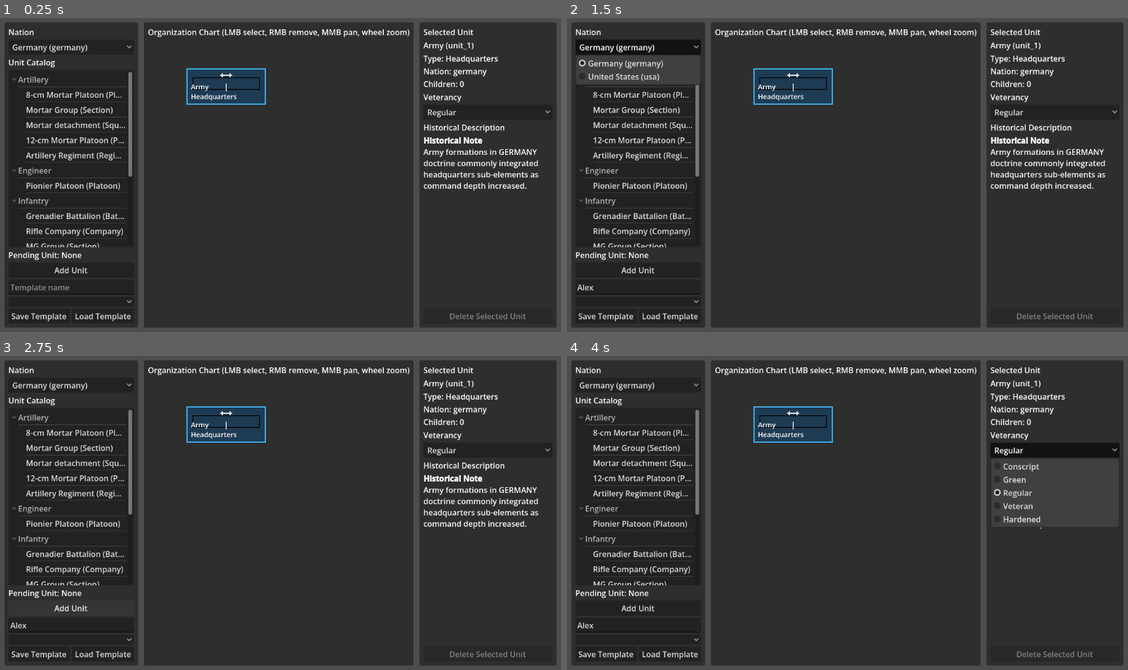
Above: before the commit, frames 1-4 (two rows, left to right).
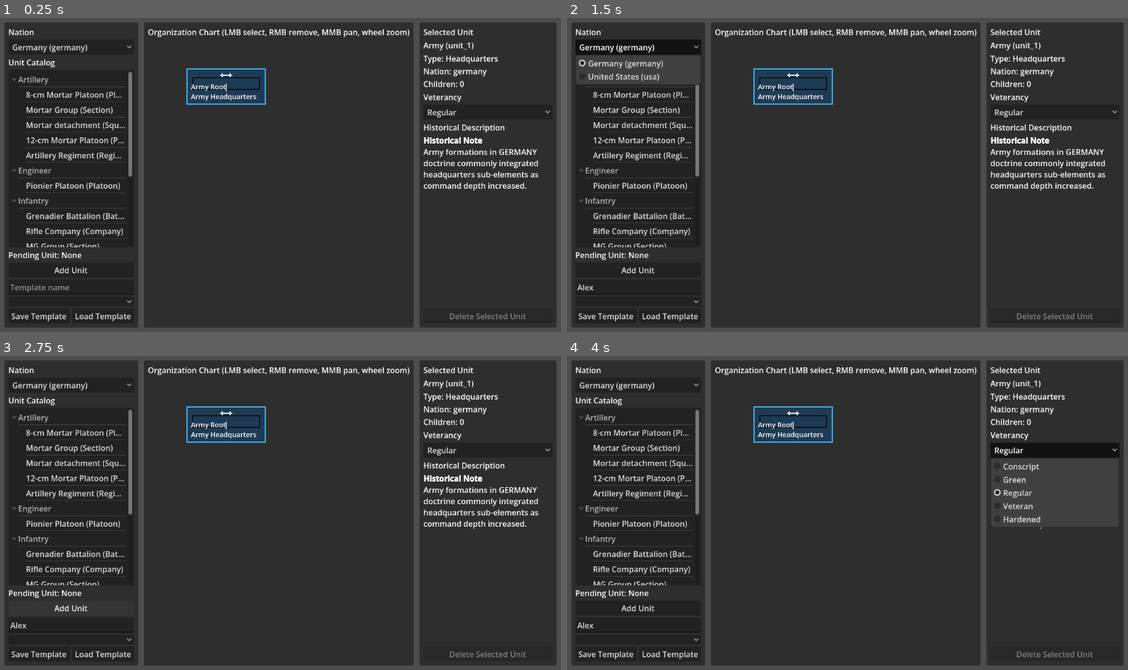
Above: after the commit, the same moments.

Repository: cpt-miche/Combat-Mission-Companion
Game: Godot game, scene res://scenes/Main.tscn
Two runs of this game, one before a commit and one after it. Both use one fixed random seed, a clock stepped at 60 frames per second and the inputs below.
Inputs (mouse positions are in pixels of both pictures, inside the frame that each line leads up to):
- Up to frame 1 (0.25 s): no input
- Up to frame 2 (1.5 s): click (639, 288) at 0.52 s; type "Alex" at 0.6 s; click "Germany (germany)" at 1.25 s
- Up to frame 3 (2.75 s): click "Add Unit" at 2 s
- Up to frame 4 (4 s): click (639, 638) at 2.75 s; click "Regular" at 3.5 s

The runs differ from the first frame. In frame 1, 0.2% of the frame differs, in the area x 33-46%, y 21-27%; in frame 2, 0.2%; in frame 3, 0.2%; in frame 4, 0.2%.

Commit message:
Improve org chart dragging and deployment map panning

Diff:
--- a/scripts/ui/deployment/HexMapView.gd
+++ b/scripts/ui/deployment/HexMapView.gd
@@ -14,6 +14,10 @@
 var placements_by_player: Dictionary = {}
 var visible_player_index := 0
 var deploy_mode := true
+var pan_offset := Vector2.ZERO
+var _is_panning := false
+var _drag_distance := 0.0
+const PAN_DRAG_THRESHOLD := 8.0
 
 func configure(new_territory_map: Dictionary, new_placements: Dictionary, player_index: int, is_deploy_mode: bool = true) -> void:
 	territory_map = new_territory_map.duplicate(true)
@@ -23,6 +27,8 @@
 	queue_redraw()
 
 func _draw() -> void:
+	draw_set_transform(pan_offset, 0.0, Vector2.ONE)
+
 	for row in range(GRID_ROWS):
 		for column in range(GRID_COLUMNS):
 			var center := _hex_center(column, row)
@@ -32,15 +38,35 @@
 			draw_polyline(points + PackedVector2Array([points[0]]), Color(0.12, 0.12, 0.12, 0.95), 2.0)
 
 	_draw_visible_placements()
+	draw_set_transform(Vector2.ZERO, 0.0, Vector2.ONE)
 
 func _gui_input(event: InputEvent) -> void:
 	if not deploy_mode:
 		return
-	if event is InputEventMouseButton and event.pressed and event.button_index == MOUSE_BUTTON_LEFT:
-		var coordinate := _find_hex(event.position)
-		if coordinate.is_empty():
+	if event is InputEventMouseButton:
+		var mouse_button := event as InputEventMouseButton
+		if mouse_button.button_index == MOUSE_BUTTON_LEFT and mouse_button.pressed:
+			_is_panning = true
+			_drag_distance = 0.0
+			accept_event()
 			return
-		emit_signal("hex_selected", int(coordinate["q"]), int(coordinate["r"]))
+		if mouse_button.button_index == MOUSE_BUTTON_LEFT and not mouse_button.pressed:
+			if _is_panning and _drag_distance < PAN_DRAG_THRESHOLD:
+				var coordinate := _find_hex(_to_world(mouse_button.position))
+				if coordinate.is_empty():
+					_is_panning = false
+					accept_event()
+					return
+				emit_signal("hex_selected", int(coordinate["q"]), int(coordinate["r"]))
+			_is_panning = false
+			accept_event()
+			return
+	if event is InputEventMouseMotion and _is_panning:
+		var mouse_motion := event as InputEventMouseMotion
+		_drag_distance += mouse_motion.relative.length()
+		pan_offset += mouse_motion.relative
+		queue_redraw()
+		accept_event()
 
 func _draw_visible_placements() -> void:
 	var placements: Dictionary = placements_by_player.get(visible_player_index, {}) as Dictionary
@@ -86,3 +112,6 @@
 			if Geometry2D.is_point_in_polygon(position, _hex_points(_hex_center(column, row))):
 				return {"q": column, "r": row}
 	return {}
+
+func _to_world(screen_position: Vector2) -> Vector2:
+	return screen_position - pan_offset
--- a/scripts/ui/division_builder/DivisionBuilderScreen.gd
+++ b/scripts/ui/division_builder/DivisionBuilderScreen.gd
@@ -32,6 +32,7 @@
 	veterancy_selector.item_selected.connect(_on_veterancy_selected)
 	org_chart_view.unit_selected.connect(_on_org_chart_selected)
 	org_chart_view.delete_requested.connect(_on_org_chart_delete_requested)
+	org_chart_view.unit_move_requested.connect(_on_org_chart_move_requested)
 	save_template_button.pressed.connect(_on_save_template_pressed)
 	load_template_button.pressed.connect(_on_load_template_pressed)
 
@@ -361,12 +362,42 @@
 func _on_org_chart_delete_requested(unit: UnitModel) -> void:
 	_delete_unit(unit)
 
+func _on_org_chart_move_requested(unit: UnitModel, new_parent: UnitModel) -> void:
+	_move_unit(unit, new_parent)
+
 func _delete_unit(unit: UnitModel) -> void:
 	if unit == null or unit == _root_unit:
 		return
 	if _remove_child_recursive(_root_unit, unit.id):
 		_selected_unit = _root_unit
 		_refresh_all()
+
+func _move_unit(unit: UnitModel, new_parent: UnitModel) -> void:
+	if unit == null or new_parent == null:
+		return
+	if unit == _root_unit:
+		pending_unit_label.text = "Root unit cannot be moved."
+		return
+	if unit == new_parent:
+		return
+	if _contains_unit(unit, new_parent.id):
+		pending_unit_label.text = "Cannot move a unit into its own subtree."
+		return
+
+	var current_parent := _find_parent(_root_unit, unit.id)
+	if current_parent == null:
+		return
+	if current_parent == new_parent:
+		return
+
+	if not OrganizationValidator.can_add_child(new_parent, unit):
+		pending_unit_label.text = "Cannot move: %s cannot contain %s." % [_unit_label(new_parent), _unit_label(unit)]
+		return
+
+	current_parent.children.erase(unit)
+	new_parent.children.append(unit)
+	_selected_unit = unit
+	_refresh_all()
 
 func _remove_child_recursive(parent: UnitModel, target_id: String) -> bool:
 	for i in range(parent.children.size()):
@@ -379,6 +410,29 @@
 		if child != null and _remove_child_recursive(child, target_id):
 			return true
 
+	return false
+
+func _find_parent(parent: UnitModel, child_id: String) -> UnitModel:
+	if parent == null:
+		return null
+	for child in parent.children:
+		if child == null:
+			continue
+		if child.id == child_id:
+			return parent
+		var nested := _find_parent(child, child_id)
+		if nested != null:
+			return nested
+	return null
+
+func _contains_unit(parent: UnitModel, target_id: String) -> bool:
+	if parent == null:
+		return false
+	if parent.id == target_id:
+		return true
+	for child in parent.children:
+		if _contains_unit(child, target_id):
+			return true
 	return false
 
 func _on_org_chart_selected(unit: UnitModel) -> void:
--- a/scripts/ui/division_builder/OrgChartView.gd
+++ b/scripts/ui/division_builder/OrgChartView.gd
@@ -3,6 +3,7 @@
 
 signal unit_selected(unit: UnitModel)
 signal delete_requested(unit: UnitModel)
+signal unit_move_requested(unit: UnitModel, new_parent: UnitModel)
 
 const NODE_SIZE := Vector2(160.0, 72.0)
 const LEVEL_SPACING := 180.0
@@ -16,6 +17,11 @@
 var _pan_offset := Vector2(80.0, 60.0)
 var _zoom := 1.0
 var _is_panning := false
+var _drag_candidate: UnitModel
+var _dragging_unit: UnitModel
+var _is_dragging := false
+var _drag_mouse_position := Vector2.ZERO
+const DRAG_THRESHOLD := 8.0
 
 func set_organization(root: UnitModel, selected: UnitModel) -> void:
 	root_unit = root
@@ -49,10 +55,31 @@
 		if mouse_event.button_index == MOUSE_BUTTON_LEFT and mouse_event.pressed:
 			var clicked := _pick_unit(mouse_event.position)
 			if clicked != null:
+				if clicked == selected_unit:
+					_drag_candidate = clicked
+					_drag_mouse_position = mouse_event.position
+					accept_event()
+					return
+
+				_drag_candidate = null
+				_dragging_unit = null
+				_is_dragging = false
 				selected_unit = clicked
 				emit_signal("unit_selected", clicked)
 				queue_redraw()
 				accept_event()
+			return
+
+		if mouse_event.button_index == MOUSE_BUTTON_LEFT and not mouse_event.pressed:
+			if _is_dragging and _dragging_unit != null:
+				var drop_target := _pick_unit(mouse_event.position)
+				if drop_target != null and drop_target != _dragging_unit:
+					emit_signal("unit_move_requested", _dragging_unit, drop_target)
+				accept_event()
+			_drag_candidate = null
+			_dragging_unit = null
+			_is_dragging = false
+			queue_redraw()
 			return
 
 		if mouse_event.button_index == MOUSE_BUTTON_RIGHT and mouse_event.pressed:
@@ -62,11 +89,23 @@
 				accept_event()
 			return
 
-	if event is InputEventMouseMotion and _is_panning:
+	if event is InputEventMouseMotion:
 		var motion := event as InputEventMouseMotion
-		_pan_offset += motion.relative
-		queue_redraw()
-		accept_event()
+		if _is_panning:
+			_pan_offset += motion.relative
+			queue_redraw()
+			accept_event()
+			return
+
+		if _drag_candidate != null and not _is_dragging:
+			if _drag_mouse_position.distance_to(motion.position) >= DRAG_THRESHOLD:
+				_dragging_unit = _drag_candidate
+				_is_dragging = true
+
+		if _is_dragging:
+			_drag_mouse_position = motion.position
+			queue_redraw()
+			accept_event()
 
 func _draw() -> void:
 	_node_rects.clear()
@@ -110,6 +149,9 @@
 		var to := Vector2(child_rect.position.x, child_rect.get_center().y)
 		draw_line(from, to, Color(0.65, 0.72, 0.8), 2.0)
 
+	if _is_dragging and _dragging_unit != null and unit == _dragging_unit:
+		draw_line(rect.get_center(), _drag_mouse_position, Color(0.27, 0.76, 1.0, 0.8), 2.0)
+
 	return working_y
 
 func _draw_unit_node(unit: UnitModel, rect: Rect2) -> void:
@@ -124,7 +166,8 @@
 	draw_rect(rect, border, false, 2.0)
 	_draw_nato_symbol(unit, rect)
 
-	var label := "%s\n%s" % [UnitSize.display_name(unit.size), UnitType.display_name(unit.type)]
+	var title := _display_name_from_template_id(unit.template_id)
+	var label := "%s\n%s %s" % [title, UnitSize.display_name(unit.size), UnitType.display_name(unit.type)]
 	draw_multiline_string(
 		get_theme_default_font(),
 		rect.position + Vector2(8.0, rect.size.y - 30.0),
@@ -206,3 +249,19 @@
 		if found != null:
 			return found
 	return null
+
+func _display_name_from_template_id(template_id: String) -> String:
+	if template_id.is_empty():
+		return "Unit"
+	var raw := template_id
+	var segments := raw.split("_")
+	if segments.size() > 1 and String(segments[segments.size() - 1]).is_valid_int():
+		segments.remove_at(segments.size() - 1)
+	if not segments.is_empty() and segments[0].length() <= 3:
+		segments.remove_at(0)
+	if segments.is_empty():
+		return "Unit"
+	var words: Array[String] = []
+	for segment in segments:
+		words.append(String(segment).capitalize())
+	return " ".join(words)
